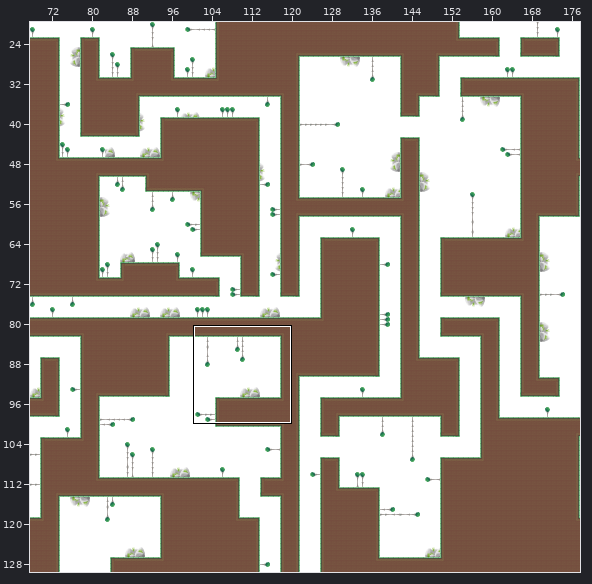
One commit to this Tiled map (JSON): src/assets/map/map.json. The first picture is a wide view before the edit; the outline marks the close-up.
Close-up. First the earlier version:
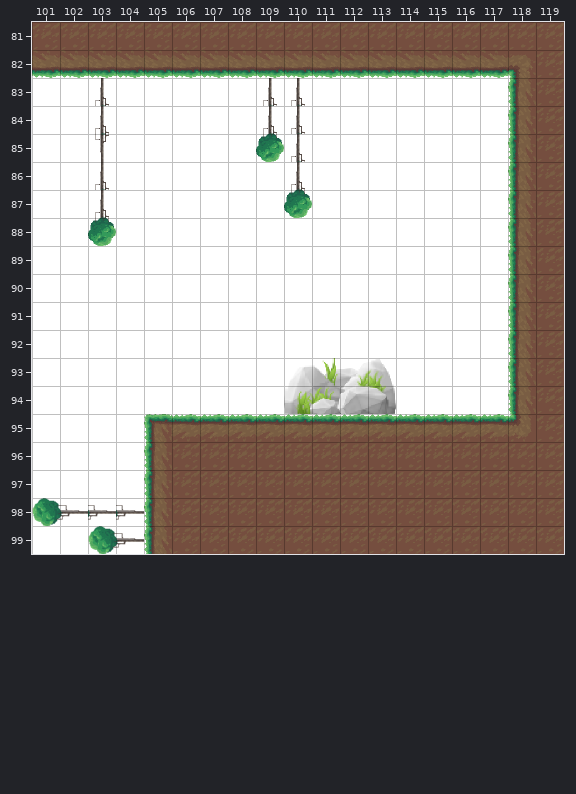
Cells are 45x45 px. Shown: x 101..119, y 81..99. The commit also changed other parts of the map, which this record leaves out.
New version:
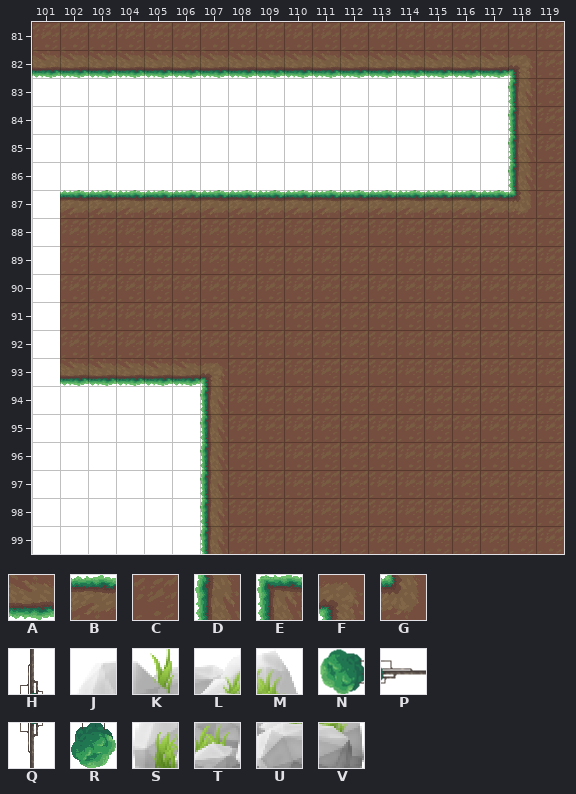
Key: from "tileset": A 0, B 1, C 2, D 4, E 5, F 11, G 12, H 14, J 19, K 20, L 21, M 22, N 27, P 28, Q 32, R 33, S 38, T 39, U 40, V 41.
_ is an empty cell.
From old to new:
Layer "Layer 1":
The edit adds tile A in row 93 at x 102 to 106.
Tile H gives way to tile B in row 87 at x 103.
Tile R gives way to tile B in row 87 at x 110.
The edit adds tile B in row 87 at x 102, 104 to 109 and 111 to 117.
Tile B gives way to tile C in row 95 at x 108 to 117.
Tile D gives way to tile C in rows 88 to 94 at x 118.
Tile G gives way to tile C in row 95 at x 118.
Tile J gives way to tile C in row 93 at x 110.
Tile K gives way to tile C in row 93 at x 111.
Tile L gives way to tile C in row 93 at x 112.
Tile M gives way to tile C in row 93 at x 113.
Tile R gives way to tile C in row 88 at x 103.
Tile S gives way to tile C in row 94 at x 110.
Tile T gives way to tile C in row 94 at x 111.
Tile U gives way to tile C in row 94 at x 112.
Tile V gives way to tile C in row 94 at x 113.
The edit adds tile C in row 88 at x 102 and 104 to 117; in rows 89 to 92 at x 102 to 117; in rows 93 to 94 at x 108 to 109 and 114 to 117.
Tile B gives way to tile D in row 95 at x 107.
Tile C gives way to tile D in rows 96 to 99 at x 107.
The edit adds tile D in row 94 at x 107.
The edit adds tile F in row 93 at x 107.
Tile D gives way to tile G in row 87 at x 118.
Tile B is removed in row 95 at x 106.
Tile C is removed in rows 96 to 99 at x 106.
Tile D is removed in rows 96 to 99 at x 105.
Tile E is removed in row 95 at x 105.
Tile H is removed in rows 83 to 84 at x 103 and 109 to 110; in row 85 at x 110; in row 86 at x 103 and 110.
Tile N is removed in row 98 at x 101; in row 99 at x 103.
Tile P is removed in row 98 at x 102 to 104; in row 99 at x 104.
Tile Q is removed in row 85 at x 103.
Tile R is removed in row 85 at x 109.
Where, in picture pixels (left, top, right, bottom), the same in both close-ups:
changed: (32, 78, 536, 554)
